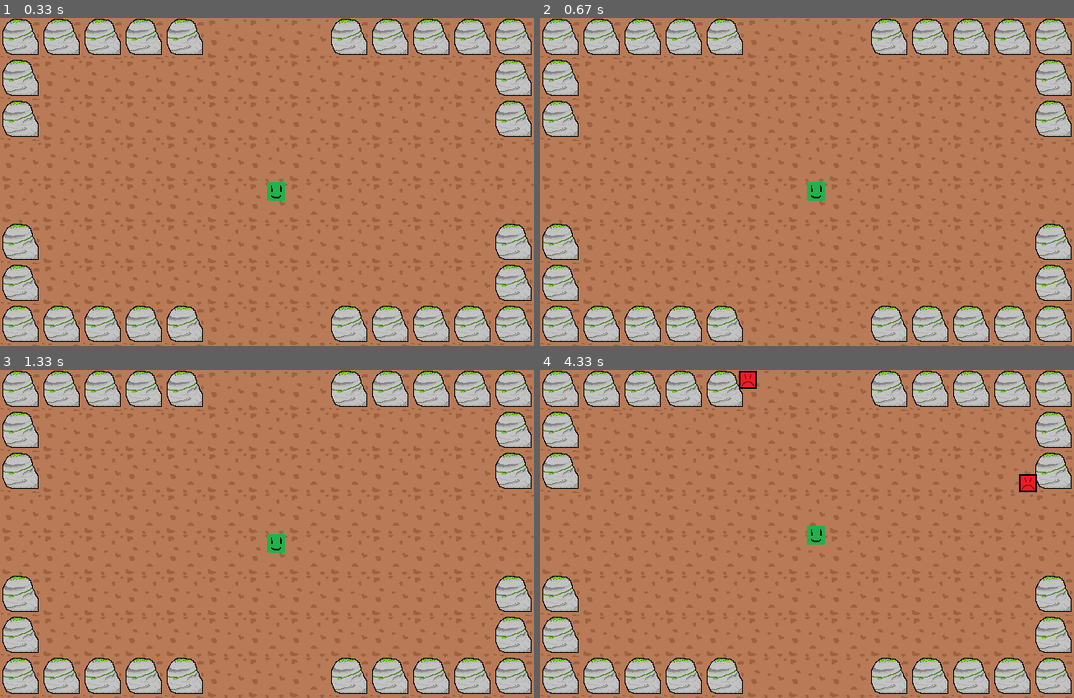
Above: before the commit, frames 1-4 (two rows, left to right).
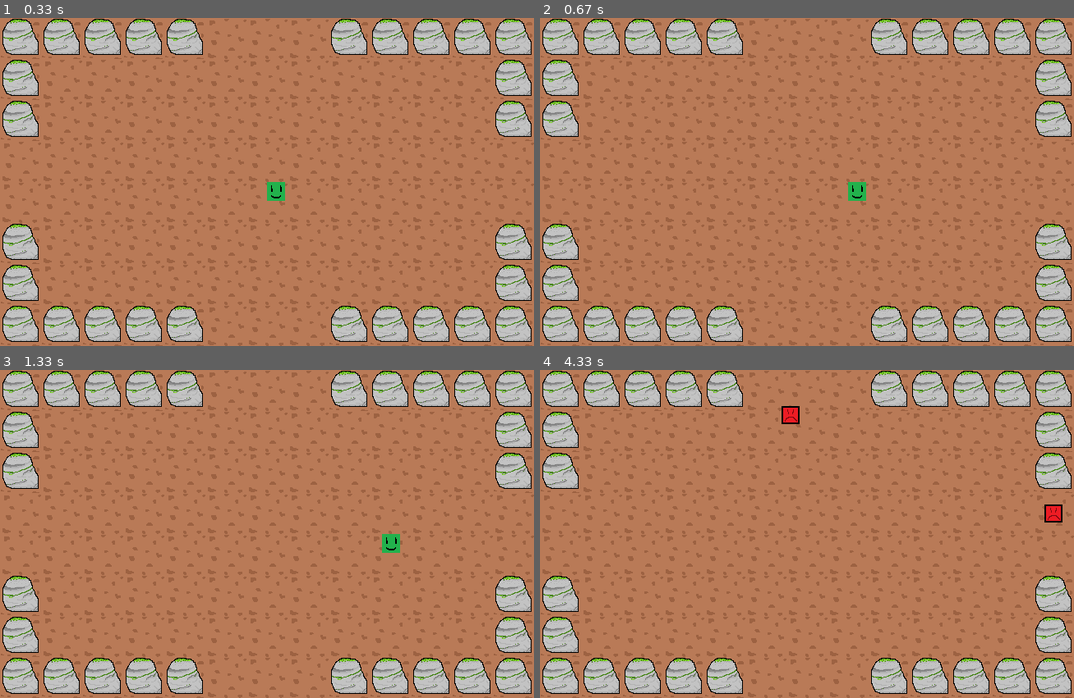
Above: after the commit, the same moments.

Repository: jack5661/pygame-valley-shooter
Game: pygame game, started from App.py
Same seed, same stepped clock (60 frames per second), same inputs: the game is played once before the commit and once after it.
Inputs:
- Up to frame 1 (0.33 s): no input
- Up to frame 2 (0.67 s): hold D from 0.33 s (still down)
- Up to frame 3 (1.33 s): release D at 0.8 s; hold D 0.83-1.3 s
- Up to frame 4 (4.33 s): tap A at 1.33 s; hold A 1.67-2.2 s; hold Down 2.23-2.53 s; hold A 2.57-2.97 s; hold Up 3-3.37 s; tap S at 3.4 s

Frame 1 is identical in both runs. In frame 2, 0.4% of the frame differs, in the area x 50-62%, y 50-56%; in frame 3, 0.4%; in frame 4, 0.9%, in the area x 37-98%, y 0-54%.

Commit message:
Added enemy pathing and started bullet sprite

Diff:
--- a/App.py
+++ b/App.py
@@ -12,13 +12,13 @@
     def __init__(self):
         self._running = True
         self._display_surf = None
-        self._FPS = 30
         self._enemyTimer = 0
-        self._ENEMYSPAWNTIME = self._FPS * 2
+        self._ENEMYSPAWNTIME = Helpers.FPS * 2
         self._player = Player()
         self._entities = pygame.sprite.Group()
         self._entities.add(self._player)
         self._mobs = pygame.sprite.Group()
+        self._bullets = pygame.sprite.Group()
         self._background = Background()
 
     def on_init(self):
@@ -46,8 +46,8 @@
 
         mob = pygame.sprite.spritecollideany(self._player, self._mobs)
         if mob:
-            mob.kill()
-
+            self._player.killed()
+        pygame.sprite.groupcollide(self._bullets, self._mobs, True, True)
 
     def on_render(self):
         self._display_surf.fill(Helpers.Colours.BLANK)
@@ -68,14 +68,22 @@
             for event in pygame.event.get():
                 self.on_event(event)
 
-            for entity in self._entities:
-                entity.update()
+            shots = self._player.update()
+            for shot in shots:
+                self._bullets.add(shot)
+                self._entities.add(shot)
+
+            for mob in self._mobs:
+                mob.update(self._player.getCoords())
+
+            for bullet in self._bullets:
+                bullet.update()
 
             self.on_loop()
 
             self.on_render()
 
-            pygame.time.Clock().tick(self._FPS)
+            pygame.time.Clock().tick(Helpers.FPS)
 
         self.on_cleanup()
 
--- a/Enemy.py
+++ b/Enemy.py
@@ -1,7 +1,9 @@
 import pygame
-import random
 from pygame.locals import *
 import Helpers
+from Helpers import Direction
+from Bound_Detector import Bound_Detector
+
 
 class Enemy(pygame.sprite.Sprite):
 
@@ -25,19 +27,23 @@
         self.image = pygame.image.load(Helpers.ASSETS + "enemy.png")
         self.surface = pygame.Surface((22, 22))
         self.rect = self.surface.get_rect()
-        self.rect.center = (spawn[0] * Helpers.GAME_TILE, spawn[1] * Helpers.GAME_TILE)
-        self._speed = 3
+        self.rect.center = (spawn[0], spawn[1])
+        self._speed = 1
 
-    def update(self):
-        dir = random.randrange(0, 4)
-        if dir == 0: # UP
+    def update(self, playerCoords: tuple):
+        if playerCoords is None:
+            return
+
+        playerX, playerY = playerCoords
+        mobX, mobY = self.rect.center
+        if playerX > mobX and Bound_Detector.check(self.rect, self._speed, Direction.RIGHT):
+            self.rect.move_ip(self._speed, 0)
+        if mobX > playerX and Bound_Detector.check(self.rect, self._speed, Direction.LEFT):
+            self.rect.move_ip(-self._speed, 0)
+        if playerY > mobY and Bound_Detector.check(self.rect, self._speed, Direction.DOWN):
+            self.rect.move_ip(0, self._speed)
+        if mobY > playerY and Bound_Detector.check(self.rect, self._speed, Direction.UP):
             self.rect.move_ip(0, -self._speed)
-        elif dir == 1: # RIGHT
-            self.rect.move_ip(self._speed, 0)
-        elif dir == 2: # DOWN
-            self.rect.move_ip(0, self._speed)
-        else: # LEFT
-            self.rect.move_ip(-self._speed, 0)
 
     def draw(self, surface):
         surface.blit(self.image, self.rect)
@@ -54,10 +60,13 @@
         spawnPoints = cls.SPAWN_DICT[cls.spawnDirection]
         enemies = []
         idx = 0
+        adder = lambda x: x * Helpers.GAME_TILE + int(Helpers.GAME_TILE / 2)
         for i in range(num):
             if idx == len(spawnPoints):
                 idx = 0
-            enemies.append(cls(spawnPoints[idx]))
+            spawn = spawnPoints[idx]
+            spawn = adder(spawn[0]), adder(spawn[1])
+            enemies.append(cls(spawn))
 
         cls.spawnDirection = Helpers.Direction.rotateDirection(cls.spawnDirection)
 
--- a/Helpers.py
+++ b/Helpers.py
@@ -1,10 +1,13 @@
 import pygame
+import random
 
 ASSETS = "assets/"
 
 GAME_SIZE = GAME_WIDTH, GAME_HEIGHT = 650, 400
 
 GAME_TILE = 50
+
+FPS = 30
 
 class Colours:
     BLACK = pygame.Color(0, 0, 0)
@@ -27,3 +30,7 @@
              return cls.LEFT
         elif dir == cls.LEFT:
             return cls.UP
+
+    @staticmethod
+    def randomDirection():
+        return random.randrange(0, 4)
--- a/Player.py
+++ b/Player.py
@@ -4,6 +4,8 @@
 from Bound_Detector import Bound_Detector
 
 class Player(pygame.sprite.Sprite):
+    reloadCounter = 0
+
     def __init__(self):
         super().__init__()
         self.image = pygame.image.load(Helpers.ASSETS + "player.png")
@@ -11,17 +13,69 @@
         self.rect = self.surface.get_rect()
         self.rect.topleft = (Helpers.GAME_WIDTH / 2, Helpers.GAME_HEIGHT / 2)
         self._speed = 5
+        self._alive = True
+        self._BULLETRELOAD = Helpers.FPS
 
-    def update(self):
+    def update(self) -> "Bullet":
         pressedKeys = pygame.key.get_pressed()
-        if pressedKeys[K_UP] and Bound_Detector.check(self.rect, self._speed, Helpers.Direction.UP):
+        bullets = []
+
+        # Movement
+        if pressedKeys[K_a] and Bound_Detector.check(self.rect, self._speed, Helpers.Direction.UP):
             self.rect.move_ip(0, -self._speed)
-        if pressedKeys[K_DOWN] and Bound_Detector.check(self.rect, self._speed, Helpers.Direction.DOWN):
+        if pressedKeys[K_s] and Bound_Detector.check(self.rect, self._speed, Helpers.Direction.DOWN):
             self.rect.move_ip(0, self._speed)
-        if pressedKeys[K_LEFT] and Bound_Detector.check(self.rect, self._speed, Helpers.Direction.LEFT):
+        if pressedKeys[K_a] and Bound_Detector.check(self.rect, self._speed, Helpers.Direction.LEFT):
             self.rect.move_ip(-self._speed, 0)
-        if pressedKeys[K_RIGHT] and Bound_Detector.check(self.rect, self._speed, Helpers.Direction.RIGHT):
+        if pressedKeys[K_d] and Bound_Detector.check(self.rect, self._speed, Helpers.Direction.RIGHT):
             self.rect.move_ip(self._speed, 0)
+
+        # Shooting
+        if self._BULLETRELOAD == self.reloadCounter:
+            if pressedKeys[K_UP]:
+                bullets.append(Bullet(Helpers.Direction.UP, self.rect.center))
+            if pressedKeys[K_DOWN]:
+                bullets.append(Bullet(Helpers.Direction.DOWN, self.rect.center))
+            if pressedKeys[K_LEFT]:
+                bullets.append(Bullet(Helpers.Direction.LEFT, self.rect.center))
+            if pressedKeys[K_RIGHT]:
+                bullets.append(Bullet(Helpers.Direction.RIGHT, self.rect.center))
+            self.reloadCounter = 0
+        else:
+            self.reloadCounter += 1
+
+        return bullets
 
     def draw(self, surface):
         surface.blit(self.image, self.rect)
+
+    def getCoords(self)-> tuple:
+        if self._alive is False:
+            return None
+        return self.rect.center
+
+    def killed(self):
+        self._alive = False
+        self.kill()
+
+class Bullet(pygame.sprite.Sprite):
+    def __init__(self, direction: "Direction", spawn: tuple):
+        super().__init__()
+        self.image = pygame.image.load(Helpers.ASSETS + "bullet.png")
+        self._dir = direction
+        self.rect = pygame.Surface((self.image.get_width(), self.image.get_height())).get_rect()
+        self._speed = 2
+        self.rect = self.rect.move(spawn)
+
+    def update(self):
+        if self._dir == Helpers.Direction.UP:
+            self.rect.move_ip(0, -self._speed)
+        elif self._dir == Helpers.Direction.RIGHT:
+            self.rect.move_ip(self._speed, 0)
+        elif self._dir == Helpers.Direction.DOWN:
+            self.rect.move_ip(0, self._speed)
+        elif self._dir == Helpers.Direction.LEFT:
+            self.rect.move_ip(-self._speed, 0)
+
+    def draw(self, surface):
+        surface.blit(self.image, self.rect)
Binary file added: assets/Bullet.png
Not shown, changed: .gitignore
